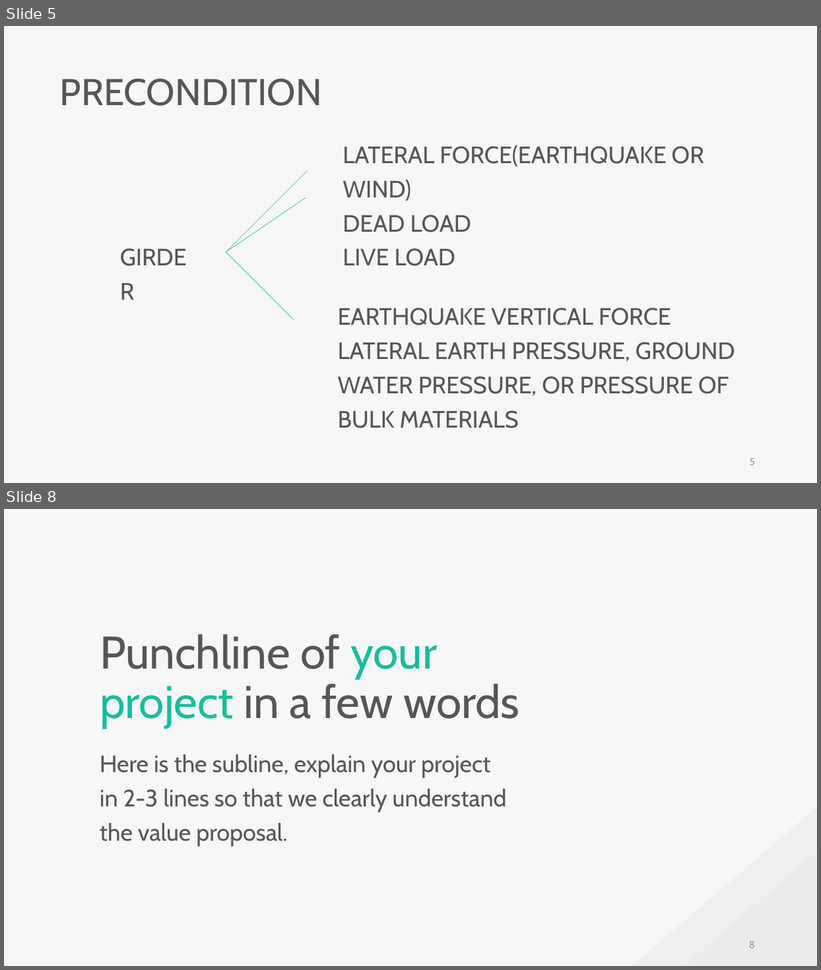
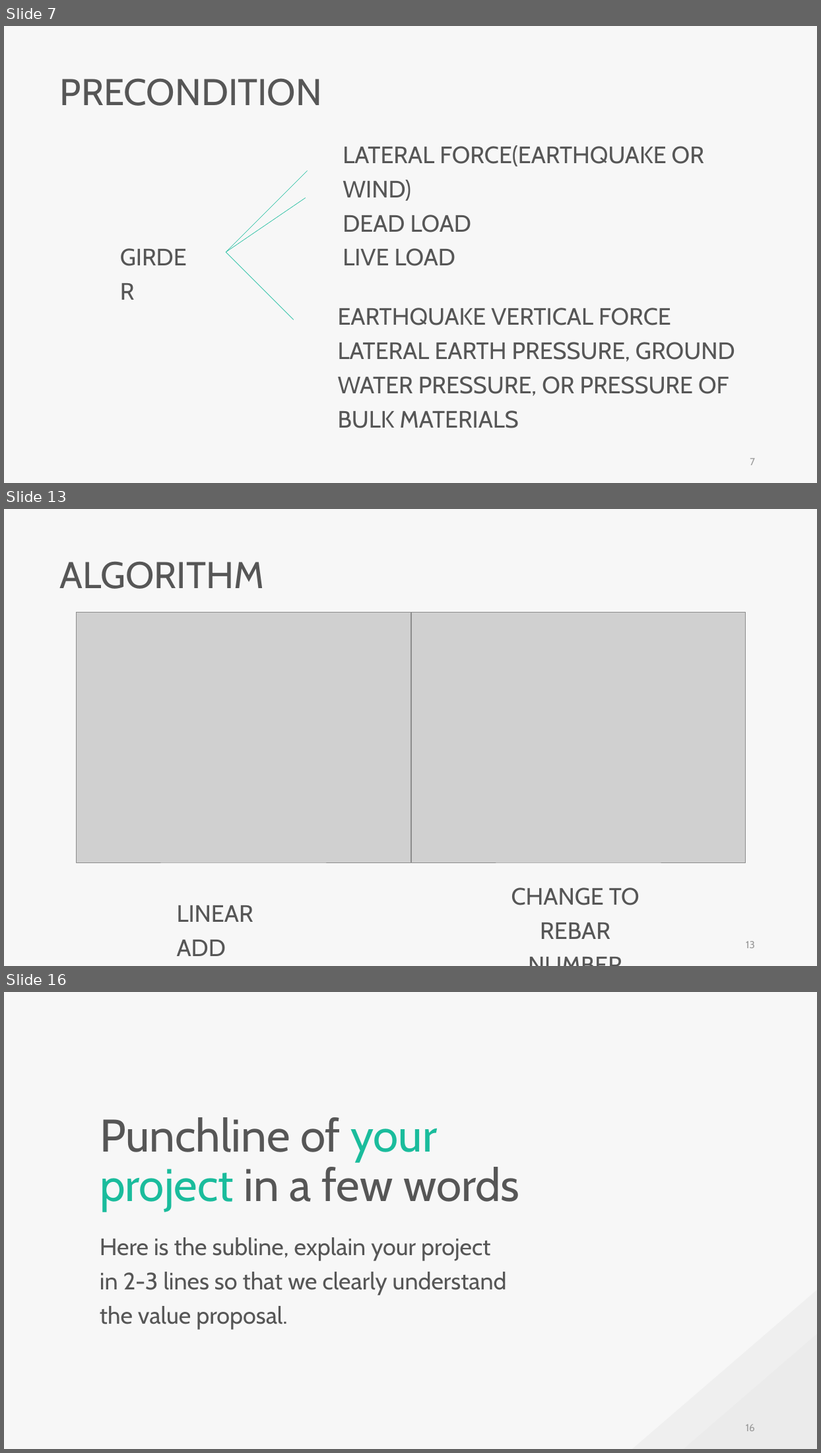
Before and after one commit to skyran1278/VbaProject, a slide deck: 20180126_SmartSplice/20180920_Meeting/20180920 Meeting.pptx. Shown one above the other, each under a label of ours: slides 5 and 8 before the commit, slides 7, 13 and 16 after it; the slides between them are not shown. The pictures are 821x970 and 821x1453 pixels, drawn with LibreOffice and Linux fonts; fonts in the diff are those of the drawing; grey boxes stand for pictures. Boxes give left, top, right and bottom in pixels: in the first picture for what was removed or moved away, otherwise in the second. Text is boxed around its words. In the diff, an @@ line names an element or a change of style, - is before the commit and + after.

```diff
--- a/20180126_SmartSplice/20180920_Meeting/20180920 Meeting.pptx
+++ b/20180126_SmartSplice/20180920_Meeting/20180920 Meeting.pptx
@@ slide 13 added at <box>4,509,817,966</box>, background #F7F7F7 @@
@@ text added at <box>60,561,264,589</box>, 44 pt, text #565656 @@
+ALGORITHM
@@ picture added at <box>77,613,411,863</box> @@
@@ picture added at <box>411,613,746,863</box> @@
@@ text added at <box>512,888,640,939</box>, 28 pt, text #565656 @@
+CHANGE TO
+REBAR NUMBER
@@ text added at <box>177,906,253,956</box>, 28 pt, text #565656 @@
+LINEAR ADD
@@ page number added at <box>746,941,755,949</box>, 12 pt, text #9A9A9A @@
+13
@@ what was slide 5 is now slide 7 @@
@@ page number at <box>750,458,755,466</box>: text changed @@
-5
+7
@@ what was slide 8 is now slide 16 @@
@@ page number at <box>746,1424,755,1432</box>: text changed @@
-8
+16
```
Also in this commit, not shown: 5 slides changed, 7 other slides added, 3 other files.
